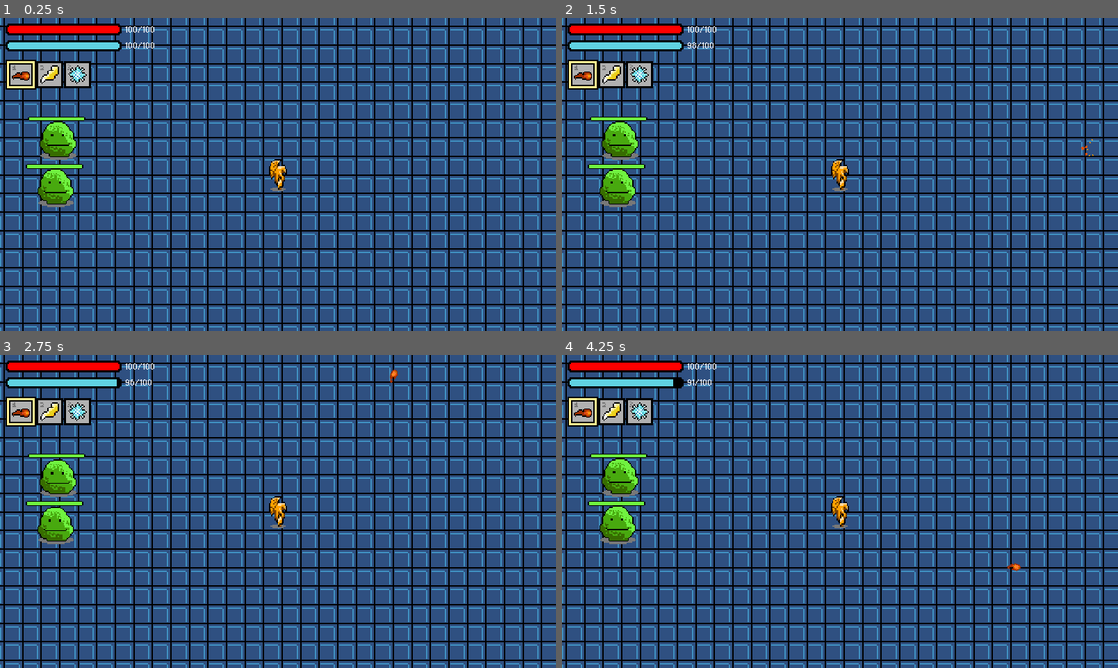
Above: before the commit, frames 1-4 (two rows, left to right).
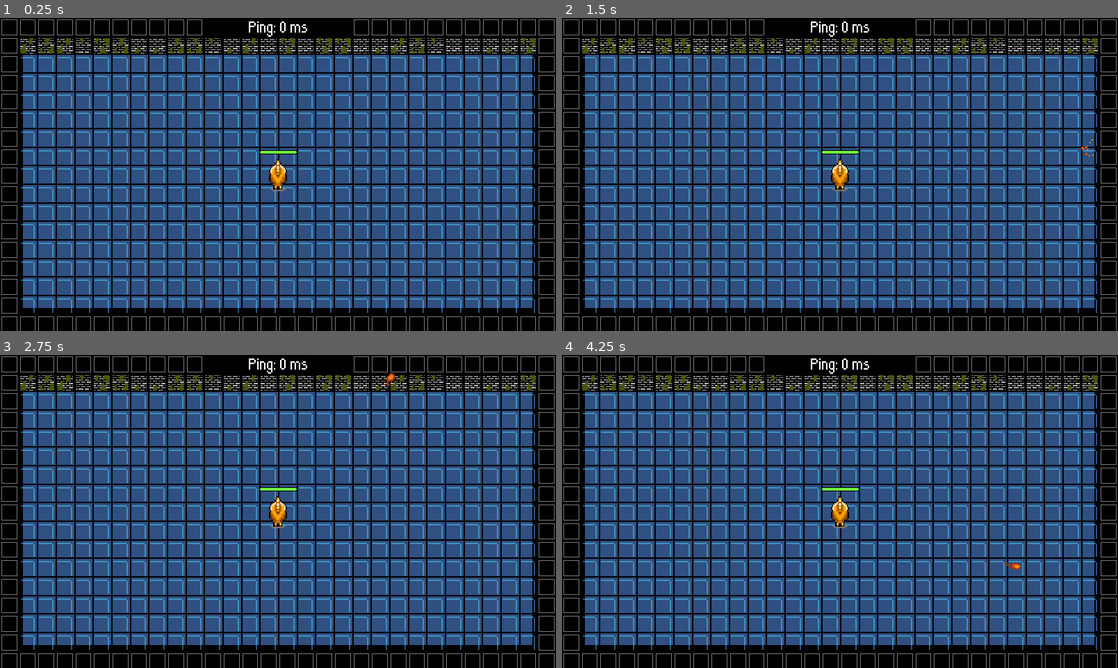
Above: after the commit, the same moments.

Repository: jonathanlin0/Theseus
Game: Godot game, scene res://Levels/Online_Multiplayer.tscn
The game is run twice, just before and just after one commit, with the same random seed, the same clock (stepped at 60 frames per second) and the same inputs. Before the commit the project starts from res://Misc/Testing_Scene.tscn. Sound files missing from this copy of the repository are replaced by a short silence.
Inputs (mouse positions are in pixels of both pictures, inside the frame that each line leads up to):
- Up to frame 1 (0.25 s): no input
- Up to frame 2 (1.5 s): tap Enter at 0.5 s; move the mouse to (962, 158) at 0.52 s; hold Up (ui_up) 0.53-1.28 s; click (962, 158) at 0.6 s; tap Keypad Enter (ui_accept) at 0.77 s; move the mouse to (728, 190) at 1.27 s; tap Shift at 1.35 s
- Up to frame 3 (2.75 s): tap Keypad Enter (ui_accept) at 1.52, 2 s; move the mouse to (333, 442) at 2.02 s; hold Up (ui_up) from 2.03 s (still down); click (333, 442) at 2.1 s
- Up to frame 4 (4.25 s): move the mouse to (812, 574) at 2.77 s; tap Shift at 2.85 s; click (812, 574) at 2.92 s; tap Keypad Enter (ui_accept) at 3.02, 3.77 s; move the mouse to (1006, 558) at 3.52 s; release Up (ui_up) at 3.53 s; click (1006, 558) at 3.6 s

The runs differ from the first frame. In frame 1, 54% of the frame differs, in the area x 0-100%, y 0-100%; in frame 2, 54%; in frame 3, 53%; in frame 4, 54%.

Commit message:
Fix Snake Bug

Diff:
--- a/Theseus/Enemies/Snake/Snake_Dmg.tscn
+++ b/Theseus/Enemies/Snake/Snake_Dmg.tscn
@@ -35,6 +35,21 @@
 atlas = ExtResource( 1 )
 region = Rect2( 288, 0, 96, 96 )
 
+[sub_resource type="AtlasTexture" id=10]
+flags = 8
+atlas = ExtResource( 3 )
+region = Rect2( 288, 0, 96, 96 )
+
+[sub_resource type="AtlasTexture" id=11]
+flags = 8
+atlas = ExtResource( 3 )
+region = Rect2( 384, 0, 96, 96 )
+
+[sub_resource type="AtlasTexture" id=12]
+flags = 8
+atlas = ExtResource( 3 )
+region = Rect2( 480, 0, 96, 96 )
+
 [sub_resource type="AtlasTexture" id=21]
 flags = 8
 atlas = ExtResource( 4 )
@@ -80,20 +95,25 @@
 atlas = ExtResource( 4 )
 region = Rect2( 768, 0, 96, 96 )
 
-[sub_resource type="AtlasTexture" id=10]
-flags = 8
-atlas = ExtResource( 3 )
-region = Rect2( 288, 0, 96, 96 )
-
-[sub_resource type="AtlasTexture" id=11]
-flags = 8
-atlas = ExtResource( 3 )
-region = Rect2( 384, 0, 96, 96 )
-
-[sub_resource type="AtlasTexture" id=12]
-flags = 8
-atlas = ExtResource( 3 )
-region = Rect2( 480, 0, 96, 96 )
+[sub_resource type="AtlasTexture" id=38]
+flags = 8
+atlas = ExtResource( 1 )
+region = Rect2( 0, 0, 96, 96 )
+
+[sub_resource type="AtlasTexture" id=39]
+flags = 8
+atlas = ExtResource( 1 )
+region = Rect2( 96, 0, 96, 96 )
+
+[sub_resource type="AtlasTexture" id=40]
+flags = 8
+atlas = ExtResource( 1 )
+region = Rect2( 192, 0, 96, 96 )
+
+[sub_resource type="AtlasTexture" id=41]
+flags = 8
+atlas = ExtResource( 1 )
+region = Rect2( 288, 0, 96, 96 )
 
 [sub_resource type="AtlasTexture" id=34]
 flags = 8
@@ -117,15 +137,20 @@
 "name": "idle",
 "speed": 7.0
 }, {
+"frames": [ SubResource( 10 ), SubResource( 11 ), SubResource( 12 ) ],
+"loop": true,
+"name": "attack",
+"speed": 10.0
+}, {
 "frames": [ SubResource( 21 ), SubResource( 22 ), SubResource( 23 ), SubResource( 24 ), SubResource( 25 ), SubResource( 26 ), SubResource( 27 ), SubResource( 28 ), SubResource( 29 ) ],
 "loop": true,
 "name": "death",
 "speed": 10.0
 }, {
-"frames": [ SubResource( 10 ), SubResource( 11 ), SubResource( 12 ) ],
-"loop": true,
-"name": "attack",
-"speed": 10.0
+"frames": [ SubResource( 38 ), SubResource( 39 ), SubResource( 40 ), SubResource( 41 ) ],
+"loop": true,
+"name": "slither",
+"speed": 7.0
 }, {
 "frames": [ SubResource( 34 ), SubResource( 35 ), SubResource( 36 ) ],
 "loop": true,
@@ -148,8 +173,7 @@
 [node name="AnimatedSprite" type="AnimatedSprite" parent="."]
 material = SubResource( 37 )
 frames = SubResource( 30 )
-animation = "idle"
-frame = 2
+animation = "slither"
 playing = true
 
 [node name="CollisionShape2D" type="CollisionShape2D" parent="."]
--- a/Theseus/Enemies/Snake/Snake_Psn.tscn
+++ b/Theseus/Enemies/Snake/Snake_Psn.tscn
@@ -15,6 +15,26 @@
 shader_param/flash_color = Color( 1, 1, 1, 1 )
 shader_param/flash_modifier = 0.0
 
+[sub_resource type="AtlasTexture" id=1]
+flags = 8
+atlas = ExtResource( 1 )
+region = Rect2( 0, 0, 96, 96 )
+
+[sub_resource type="AtlasTexture" id=2]
+flags = 8
+atlas = ExtResource( 1 )
+region = Rect2( 96, 0, 96, 96 )
+
+[sub_resource type="AtlasTexture" id=3]
+flags = 8
+atlas = ExtResource( 1 )
+region = Rect2( 192, 0, 96, 96 )
+
+[sub_resource type="AtlasTexture" id=4]
+flags = 8
+atlas = ExtResource( 1 )
+region = Rect2( 288, 0, 96, 96 )
+
 [sub_resource type="AtlasTexture" id=13]
 flags = 8
 atlas = ExtResource( 4 )
@@ -75,6 +95,26 @@
 atlas = ExtResource( 2 )
 region = Rect2( 768, 0, 96, 96 )
 
+[sub_resource type="AtlasTexture" id=37]
+flags = 8
+atlas = ExtResource( 1 )
+region = Rect2( 0, 0, 96, 96 )
+
+[sub_resource type="AtlasTexture" id=38]
+flags = 8
+atlas = ExtResource( 1 )
+region = Rect2( 96, 0, 96, 96 )
+
+[sub_resource type="AtlasTexture" id=39]
+flags = 8
+atlas = ExtResource( 1 )
+region = Rect2( 192, 0, 96, 96 )
+
+[sub_resource type="AtlasTexture" id=40]
+flags = 8
+atlas = ExtResource( 1 )
+region = Rect2( 288, 0, 96, 96 )
+
 [sub_resource type="AtlasTexture" id=31]
 flags = 8
 atlas = ExtResource( 4 )
@@ -89,29 +129,14 @@
 flags = 8
 atlas = ExtResource( 4 )
 region = Rect2( 192, 0, 96, 96 )
-
-[sub_resource type="AtlasTexture" id=1]
-flags = 8
-atlas = ExtResource( 1 )
-region = Rect2( 0, 0, 96, 96 )
-
-[sub_resource type="AtlasTexture" id=2]
-flags = 8
-atlas = ExtResource( 1 )
-region = Rect2( 96, 0, 96, 96 )
-
-[sub_resource type="AtlasTexture" id=3]
-flags = 8
-atlas = ExtResource( 1 )
-region = Rect2( 192, 0, 96, 96 )
-
-[sub_resource type="AtlasTexture" id=4]
-flags = 8
-atlas = ExtResource( 1 )
-region = Rect2( 288, 0, 96, 96 )
 
 [sub_resource type="SpriteFrames" id=5]
 animations = [ {
+"frames": [ SubResource( 1 ), SubResource( 2 ), SubResource( 3 ), SubResource( 4 ) ],
+"loop": true,
+"name": "idle",
+"speed": 7.0
+}, {
 "frames": [ SubResource( 13 ), SubResource( 14 ), SubResource( 15 ) ],
 "loop": true,
 "name": "attack",
@@ -120,17 +145,17 @@
 "frames": [ SubResource( 22 ), SubResource( 23 ), SubResource( 24 ), SubResource( 25 ), SubResource( 26 ), SubResource( 27 ), SubResource( 28 ), SubResource( 29 ), SubResource( 30 ) ],
 "loop": true,
 "name": "death",
+"speed": 7.0
+}, {
+"frames": [ SubResource( 37 ), SubResource( 38 ), SubResource( 39 ), SubResource( 40 ) ],
+"loop": true,
+"name": "slither",
 "speed": 7.0
 }, {
 "frames": [ SubResource( 31 ), SubResource( 32 ), SubResource( 33 ) ],
 "loop": true,
 "name": "charge_up",
 "speed": 10.0
-}, {
-"frames": [ SubResource( 1 ), SubResource( 2 ), SubResource( 3 ), SubResource( 4 ) ],
-"loop": true,
-"name": "idle",
-"speed": 7.0
 } ]
 
 [sub_resource type="RectangleShape2D" id=34]
@@ -145,8 +170,8 @@
 [node name="AnimatedSprite" type="AnimatedSprite" parent="."]
 material = SubResource( 36 )
 frames = SubResource( 5 )
-animation = "idle"
-frame = 2
+animation = "slither"
+frame = 1
 playing = true
 
 [node name="CollisionShape2D" type="CollisionShape2D" parent="."]
--- a/Theseus/Levels/Endless_Mode.gd
+++ b/Theseus/Levels/Endless_Mode.gd
@@ -25,7 +25,7 @@
 const BIG_SLIME = preload("res://Enemies/Slime/Slime.tscn")
 const SMALL_SLIME = preload("res://Enemies/Slime/Small_Slime.tscn")
 const SNAKE_DMG = preload("res://Enemies/Snake/Snake_Dmg.tscn")
-const SNAKE_PSN = preload("res://Enemies/Snake/Snake_PSN.tscn")
+const SNAKE_PSN = preload("res://Enemies/Snake/Snake_Psn.tscn")
 const CHIMERA = preload("res://Enemies/Chimera/Chimera.tscn")
 
 const IMPLOSION = preload("res://Particle_Effects/Implosion.tscn")
@@ -52,7 +52,7 @@
 var enemies_to_spawn = []
 
 # used for testing. ensure test_level = 0
-var test_level = 25
+var test_level = 11
 
 func _ready():
 	Input.set_custom_mouse_cursor(cursor)
@@ -268,6 +268,8 @@
 	var x = level
 	var out = 0.0
 
+	# formulas found here:
+	# https://www.desmos.com/calculator/qkyiqcfsna
 	# equations for each type of mob
 	if mob == "small_slime":
 		if 0 < x and x < 15:
--- a/Theseus/Misc/Testing_Scene.tscn
+++ b/Theseus/Misc/Testing_Scene.tscn
@@ -21,7 +21,7 @@
 position = Vector2( -3, 15 )
 
 [node name="Slime2" parent="." instance=ExtResource( 2 )]
-position = Vector2( -195, 25 )
+position = Vector2( -184, 25 )
 
 [node name="Slime" parent="." instance=ExtResource( 2 )]
-position = Vector2( -193, -16 )
+position = Vector2( -182, -16 )
--- a/Theseus/project.godot
+++ b/Theseus/project.godot
@@ -11,7 +11,7 @@
 [application]
 
 config/name="Theseus"
-run/main_scene="res://Misc/Testing_Scene.tscn"
+run/main_scene="res://Levels/Online_Multiplayer.tscn"
 boot_splash/image="res://splash_screen.png"
 config/icon="res://game_icon.png"
 
Not shown: 1 places in Theseus/Enemies/Snake/Snake_Dmg.tscn that only renumber resources
Not shown: 1 places in Theseus/Enemies/Snake/Snake_Psn.tscn that only renumber resources
Not shown, changed: Theseus.dmg
Not shown, changed: Theseus.pck
